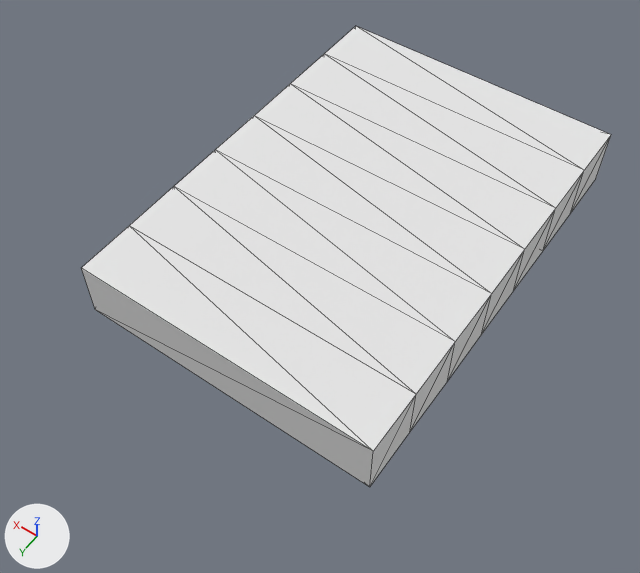
An edit to the OBJ model La guerre des voxels/Assets/Chaussures/Parties/Semelle.obj, drawn before and after from the same camera.
Camera for both pictures: a 50 mm lens placed at (-4.95, 8.05, 10.85), pointed at (-0.04, 1.18, 0.05). Lighting does not change. The marker at lower left points along +X, +Y and +Z. Mesh edges are drawn as thin lines. Where no turn or scale is listed for an object, it has been applied to the vertices. Vertices at the same position are counted once.

In view in the first picture: 'Semelle'.
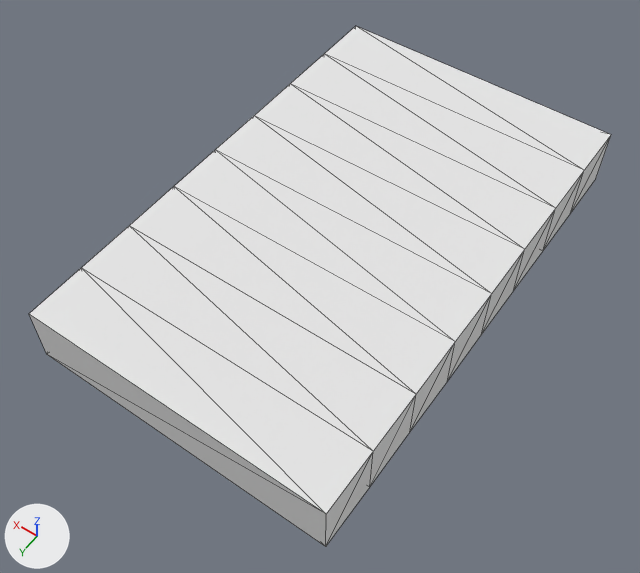
The newer file is also turned or shifted as a whole; pictures and numbers use the older file's frame.

Scene script edits in JSON lines:
```json
{"block": "me_semelle", "where": "# used by ob_semelle; location = (0.0, 0.0, 0.0)"}
{"op": "remove", "block": "me_semelle", "code": "me_semelle.from_pydata(...)  # 32 vertices, 60 faces; spans x -2.5..2.5, y -3.5..3.5, z 0.0..1.0"}
{"op": "add", "block": "me_semelle", "code": "me_semelle.from_pydata(...)  # 36 vertices, 68 faces; spans x -2.5..2.5, y -3.5..4.5, z 0.0..1.0"}
{"block": "me_semelle", "change": "me_semelle part 1"}
{"block": "me_semelle", "change": "2 faces are deleted"}
{"block": "me_semelle", "change": "4 vertices are added at (-2.5, 4.5, 0.0), (-2.5, 4.5, 1.0), (2.5, 4.5, 0.0), (2.5, 4.5, 1.0)"}
{"block": "me_semelle", "change": "10 new faces join them"}
```

What differs and where, as boxes [x1, y1, x2, y2] in the pictures (640 x 573 px):
```json
{"object": "Semelle", "change": "reshaped", "before": [81, 26, 611, 487], "after": [29, 26, 611, 547], "on screen": "10% wider, 13% taller"}
{"part": 1, "of": "me_semelle", "change": "built on", "before": [81, 268, 373, 487], "after": [29, 268, 373, 547]}
```
